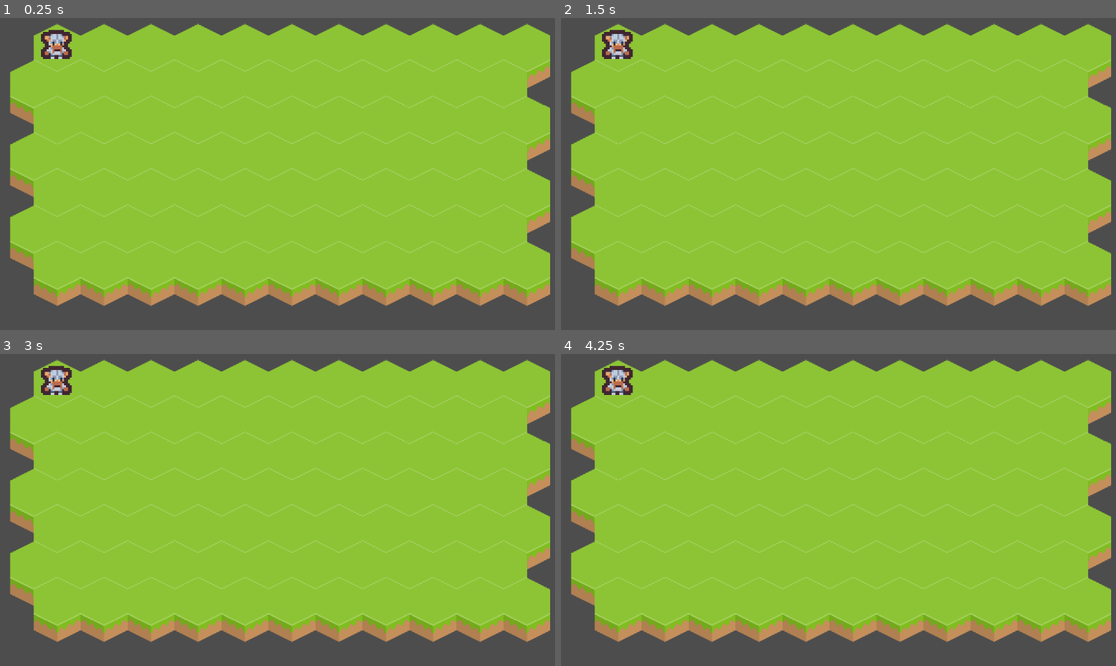
Above: before the commit, frames 1-4 (two rows, left to right).
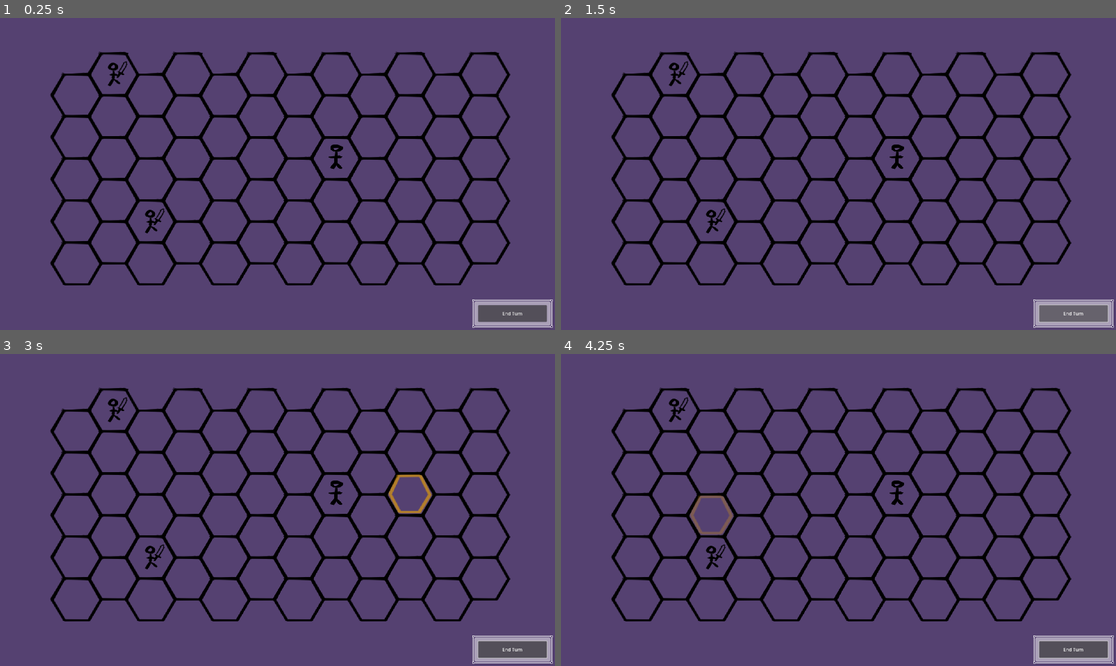
Above: after the commit, the same moments.

Repository: JaryJay/untitled-roguelike
Game: Godot game, scene res://battle.tscn
Same seed, same stepped clock (60 frames per second), same inputs: the game is played once before the commit and once after it.
Inputs (mouse positions are in pixels of both pictures, inside the frame that each line leads up to):
- Up to frame 1 (0.25 s): no input
- Up to frame 2 (1.5 s): click (1071, 314) at 0.5 s, where only the run after the commit has a clickable "End Turn"; click (1071, 314) at 1.25 s, where only the run after the commit has a clickable "End Turn"
- Up to frame 3 (3 s): click (510, 650) at 2 s, where only the run after the commit has a clickable "End Turn"; tap Enter at 2.75 s; move the mouse to (399, 494) at 2.77 s; press the mouse at (399, 494) at 2.78 s
- Up to frame 4 (4.25 s): tap Space at 3.5 s; move the mouse to (727, 525) at 3.52 s; release the mouse at (727, 525) at 3.53 s; click (727, 525) at 3.6 s

The runs differ from the first frame. In frame 1, 99% of the frame differs, in the area x 0-100%, y 0-100%; in frame 2, 100%; in frame 3, 99%; in frame 4, 99%.

Commit message:
Create spritesheet, add abilities and tile selection

Diff:
--- /dev/null
+++ b/abilities/ability.gd
@@ -0,0 +1 @@
+extends Resource
--- /dev/null
+++ b/actors/enemies/enemy.gd
@@ -0,0 +1,3 @@
+class_name Enemy extends Node2D
+
+var coords: Vector2i
--- a/actors/enemies/ordinary_enemy.tscn
+++ b/actors/enemies/ordinary_enemy.tscn
@@ -1,10 +1,13 @@
-[gd_scene load_steps=2 format=3 uid="uid://55see5x25ll3"]
+[gd_scene load_steps=3 format=3 uid="uid://55see5x25ll3"]
 
-[ext_resource type="Texture2D" uid="uid://c4madifeovc7o" path="res://assets/characters/tilemap.png" id="1_7oepw"]
+[ext_resource type="Script" path="res://actors/enemies/enemy.gd" id="1_k8eem"]
+[ext_resource type="Texture2D" uid="uid://xx8rcsi0i4sb" path="res://assets/spritesheet.png" id="1_s0q8l"]
 
 [node name="OrdinaryEnemy" type="Node2D"]
+script = ExtResource("1_k8eem")
 
 [node name="Sprite2D" type="Sprite2D" parent="."]
-texture = ExtResource("1_7oepw")
+texture = ExtResource("1_s0q8l")
+offset = Vector2(-1, -4)
 region_enabled = true
-region_rect = Rect2(51, 153, 16, 16)
+region_rect = Rect2(273, 26, 52, 86)
--- /dev/null
+++ b/actors/mercs/ordinary_mercenary.gd
@@ -0,0 +1,13 @@
+class_name Ally extends Node2D
+
+@onready var ability_selection_ui: = $AbilitySelectionUI
+
+var coords: Vector2i
+var is_selected: bool = false : set = _set_is_selected
+
+func _ready():
+	ability_selection_ui.add_ability("Swing")
+
+func _set_is_selected(val: bool) -> void:
+	is_selected = val
+	ability_selection_ui.visible = is_selected
--- a/actors/mercs/ordinary_mercenary.tscn
+++ b/actors/mercs/ordinary_mercenary.tscn
@@ -1,11 +1,18 @@
-[gd_scene load_steps=2 format=3 uid="uid://lurbnkohsgju"]
+[gd_scene load_steps=4 format=3 uid="uid://lurbnkohsgju"]
 
-[ext_resource type="Texture2D" uid="uid://c4madifeovc7o" path="res://assets/characters/tilemap.png" id="1_2vkge"]
+[ext_resource type="Texture2D" uid="uid://xx8rcsi0i4sb" path="res://assets/spritesheet.png" id="1_a3iae"]
+[ext_resource type="Script" path="res://actors/mercs/ordinary_mercenary.gd" id="1_xg77r"]
+[ext_resource type="PackedScene" uid="uid://db2rdlbvvowdm" path="res://ui/ability_selection_ui.tscn" id="2_yed7m"]
 
 [node name="OrdinaryMercenary" type="Node2D"]
+script = ExtResource("1_xg77r")
 
 [node name="Sprite2D" type="Sprite2D" parent="."]
-scale = Vector2(4, 4)
-texture = ExtResource("1_2vkge")
+texture = ExtResource("1_a3iae")
+offset = Vector2(15, -1)
 region_enabled = true
-region_rect = Rect2(51, 120, 17, 17)
+region_rect = Rect2(35, 17, 69, 87)
+
+[node name="AbilitySelectionUI" parent="." instance=ExtResource("2_yed7m")]
+visible = false
+position = Vector2(39, -30)
--- a/battle.gd
+++ b/battle.gd
@@ -1,10 +1,11 @@
 extends Node2D
 
-const tile_width: = 65
-const tile_height: = 67
+const tile_width: = 114
+const tile_height: = 97
 
 const grass_tile_scene: = preload("res://tiles/grass_tile.tscn")
 const ordinary_merc_scene: = preload("res://actors/mercs/ordinary_mercenary.tscn")
+const ordinary_enemy_scene: = preload("res://actors/enemies/ordinary_enemy.tscn")
 
 enum Phase {
 	PLAN,
@@ -14,21 +15,62 @@
 @onready var tiles: = $Tiles
 @onready var units: = $Units
 
+var units_map: Dictionary = {}
+
+var selected_mercenary: Node2D = null
+var selected_tile: Tile = null
+
 func _ready() -> void:
 	_generate_tiles()
-	add_mercenaries()
+	add_mercenary_to(1, 0)
+	add_mercenary_to(2, 3)
+	add_enemy_to(7, 2)
 
 func _generate_tiles() -> void:
-	for row: int in range(7):
-		for col: int in range(11):
-			var tile: = grass_tile_scene.instantiate()
+	for row: int in range(5):
+		for col: int in range(12):
+			var tile: Tile = grass_tile_scene.instantiate()
 			tile.name = "%d_%d" % [col, row]
-			tile.position.x = tile_width * col + tile_width * ((row + 1) % 2)  * 0.5
-			tile.position.y = row * tile_height * 0.75
+			tile.position.x = col * tile_width * 0.75
+			tile.position.y = tile_height * row + tile_height * ((col + 1) % 2)  * 0.5
 			tiles.add_child(tile)
+			tile.clicked.connect(_on_tile_click.bind(Vector2i(col, row)))
 
-func add_mercenaries() -> void:
-	var merc0 = ordinary_merc_scene.instantiate()
-	units.add_child(merc0)
-	merc0.global_position = get_node("Tiles/0_0").global_position
-	merc0.position.y -= 20
+func add_mercenary_to(x: int, y: int) -> void:
+	var coords: = Vector2i(x, y)
+	var tile: = get_tile(coords)
+
+	var merc = ordinary_merc_scene.instantiate()
+	units.add_child(merc)
+	merc.global_position = tile.global_position
+	merc.coords = Vector2i(0, 0)
+	units_map[coords] = merc
+
+func add_enemy_to(x: int, y: int) -> void:
+	var coords: = Vector2i(x, y)
+	var tile: = get_tile(coords)
+
+	var enemy = ordinary_enemy_scene.instantiate()
+	units.add_child(enemy)
+	enemy.global_position = tile.global_position
+	enemy.coords = Vector2i(0, 0)
+	units_map[coords] = enemy
+
+func _on_tile_click(coords: Vector2i) -> void:
+	if selected_mercenary:
+		selected_mercenary.is_selected = false
+		selected_mercenary = null
+	if selected_tile:
+		selected_tile.is_selected = false
+		selected_tile = null
+
+	if (not coords in units_map) or (not units_map[coords] is Ally):
+		return
+	else:
+		selected_mercenary = units_map[coords]
+		selected_mercenary.is_selected = true
+		selected_tile = get_tile(coords)
+		selected_tile.is_selected = true
+
+func get_tile(coords: Vector2i) -> Node2D:
+	return get_node("Tiles/%d_%d" % [coords.x, coords.y])
--- a/battle.tscn
+++ b/battle.tscn
@@ -1,6 +1,7 @@
-[gd_scene load_steps=2 format=3 uid="uid://cwnu772oqo3u1"]
+[gd_scene load_steps=3 format=3 uid="uid://cwnu772oqo3u1"]
 
 [ext_resource type="Script" path="res://battle.gd" id="1_vufjn"]
+[ext_resource type="PackedScene" uid="uid://bxx15og0dptm2" path="res://ui/panel.tscn" id="2_1lyle"]
 
 [node name="Battle" type="Node2D"]
 script = ExtResource("1_vufjn")
@@ -10,14 +11,47 @@
 [node name="Tiles" type="Node2D" parent="."]
 editor_description = "When the battle is created, the tiles will be auto generated and placed under this node."
 y_sort_enabled = true
-position = Vector2(-506, -245)
+position = Vector2(-696, -346)
 scale = Vector2(1.5, 1.5)
 
 [node name="Units" type="Node2D" parent="."]
 y_sort_enabled = true
 
-[node name="UI" type="Control" parent="."]
+[node name="UI" type="CanvasLayer" parent="."]
+
+[node name="Control" type="Control" parent="UI"]
 layout_mode = 3
-anchors_preset = 0
-offset_right = 40.0
-offset_bottom = 40.0
+anchor_right = 1.0
+anchor_bottom = 1.0
+grow_horizontal = 2
+grow_vertical = 2
+mouse_filter = 1
+
+[node name="Panel" parent="UI/Control" instance=ExtResource("2_1lyle")]
+layout_mode = 1
+anchors_preset = -1
+anchor_left = 0.851
+anchor_top = 0.902
+offset_left = 0.0799561
+offset_top = -0.160095
+offset_right = -8.0
+offset_bottom = -8.0
+grow_horizontal = 1
+grow_vertical = 1
+mouse_filter = 1
+
+[node name="MarginContainer" type="MarginContainer" parent="UI/Control/Panel"]
+layout_mode = 1
+anchors_preset = 15
+anchor_right = 1.0
+anchor_bottom = 1.0
+grow_horizontal = 2
+grow_vertical = 2
+theme_override_constants/margin_left = 20
+theme_override_constants/margin_top = 20
+theme_override_constants/margin_right = 20
+theme_override_constants/margin_bottom = 20
+
+[node name="Button" type="Button" parent="UI/Control/Panel/MarginContainer"]
+layout_mode = 2
+text = "End Turn"
--- a/project.godot
+++ b/project.godot
@@ -15,6 +15,21 @@
 config/features=PackedStringArray("4.2", "Forward Plus")
 config/icon="res://icon.svg"
 
+[display]
+
+window/size/viewport_width=1920
+window/size/viewport_height=1080
+window/size/mode=3
+
+[input]
+
+primary={
+"deadzone": 0.5,
+"events": [Object(InputEventMouseButton,"resource_local_to_scene":false,"resource_name":"","device":-1,"window_id":0,"alt_pressed":false,"shift_pressed":false,"ctrl_pressed":false,"meta_pressed":false,"button_mask":1,"position":Vector2(227, 25),"global_position":Vector2(231, 66),"factor":1.0,"button_index":1,"canceled":false,"pressed":true,"double_click":false,"script":null)
+]
+}
+
 [rendering]
 
 textures/canvas_textures/default_texture_filter=0
+environment/defaults/default_clear_color=Color(0.333333, 0.254902, 0.443137, 1)
--- a/tiles/grass_tile.tscn
+++ b/tiles/grass_tile.tscn
@@ -1,7 +1,9 @@
 [gd_scene load_steps=3 format=3 uid="uid://r6trfkjdiv61"]
 
 [ext_resource type="PackedScene" uid="uid://drkku2lhk47ok" path="res://tiles/tile.tscn" id="1_mrlnc"]
-[ext_resource type="Texture2D" uid="uid://bf7qjaxn2etn7" path="res://assets/tiles/tileGrass.png" id="2_r24pr"]
+[ext_resource type="Texture2D" uid="uid://xx8rcsi0i4sb" path="res://assets/spritesheet.png" id="2_wdwp0"]
 
 [node name="GrassTile" instance=ExtResource("1_mrlnc")]
-texture = ExtResource("2_r24pr")
+texture = ExtResource("2_wdwp0")
+region_enabled = true
+region_rect = Rect2(114, 15, 122, 104)
--- /dev/null
+++ b/tiles/tile.gd
@@ -0,0 +1,39 @@
+class_name Tile extends Sprite2D
+
+signal hovered
+signal clicked
+
+var is_hovered: bool = false : set = _set_is_hovered
+var is_clicked: bool = false : set = _set_is_clicked
+var is_selected: bool = false : set = _set_is_selected
+
+func _input(event):
+	if is_hovered and event.is_action_pressed("primary"):
+		is_clicked = true
+	elif is_clicked and event.is_action_released("primary"):
+		is_clicked = false
+		clicked.emit()
+	elif event.is_action_released("primary"):
+		is_clicked = false
+
+func _on_mouse_entered():
+	is_hovered = true
+	hovered.emit()
+
+func _on_mouse_exited():
+	is_hovered = false
+
+func _set_is_hovered(val: bool) -> void:
+	is_hovered = val
+	$GoldHexagonFaint.visible = is_hovered && (not is_selected) && (not is_clicked)
+
+func _set_is_clicked(val: bool) -> void:
+	is_clicked = val
+	$GoldHexagonFaint.visible = is_hovered && (not is_selected) && (not is_clicked)
+	$GoldHexagonFaint2.visible = is_clicked && (not is_selected)
+
+func _set_is_selected(val: bool) -> void:
+	is_selected = val
+	$GoldHexagon.visible = is_selected
+	$GoldHexagonFaint2.visible = is_clicked && (not is_selected)
+	$GoldHexagonFaint.visible = is_hovered && (not is_selected) && (not is_clicked)
--- a/tiles/tile.tscn
+++ b/tiles/tile.tscn
@@ -1,8 +1,36 @@
-[gd_scene format=3 uid="uid://drkku2lhk47ok"]
+[gd_scene load_steps=3 format=3 uid="uid://drkku2lhk47ok"]
+
+[ext_resource type="Script" path="res://tiles/tile.gd" id="1_o6nue"]
+[ext_resource type="Texture2D" uid="uid://xx8rcsi0i4sb" path="res://assets/spritesheet.png" id="2_vlg1q"]
 
 [node name="Tile" type="Sprite2D"]
+script = ExtResource("1_o6nue")
 
 [node name="StaticBody2D" type="StaticBody2D" parent="."]
+input_pickable = true
 
 [node name="CollisionPolygon2D" type="CollisionPolygon2D" parent="StaticBody2D"]
-polygon = PackedVector2Array(0, -45, 32, -29, 32, 6, 0, 22, -32, 6, -32, -29)
+polygon = PackedVector2Array(-29, -48, 29, -48, 57, 0, 28, 48, -28, 48, -57, 0)
+
+[node name="GoldHexagonFaint" type="Sprite2D" parent="."]
+visible = false
+self_modulate = Color(1, 1, 1, 0.270588)
+texture = ExtResource("2_vlg1q")
+region_enabled = true
+region_rect = Rect2(127, 253, 100, 91)
+
+[node name="GoldHexagonFaint2" type="Sprite2D" parent="."]
+visible = false
+self_modulate = Color(1, 1, 1, 0.631373)
+texture = ExtResource("2_vlg1q")
+region_enabled = true
+region_rect = Rect2(127, 253, 100, 91)
+
+[node name="GoldHexagon" type="Sprite2D" parent="."]
+visible = false
+texture = ExtResource("2_vlg1q")
+region_enabled = true
+region_rect = Rect2(127, 253, 100, 91)
+
+[connection signal="mouse_entered" from="StaticBody2D" to="." method="_on_mouse_entered"]
+[connection signal="mouse_exited" from="StaticBody2D" to="." method="_on_mouse_exited"]
--- /dev/null
+++ b/ui/ability_selection_ui.gd
@@ -0,0 +1,6 @@
+class_name AbilitySelectionUI extends Node2D
+
+func add_ability(name: String) -> void:
+	var button: = Button.new()
+	button.text = name
+	$VBoxContainer.add_child(button)
--- /dev/null
+++ b/ui/ability_selection_ui.tscn
@@ -0,0 +1,10 @@
+[gd_scene load_steps=2 format=3 uid="uid://db2rdlbvvowdm"]
+
+[ext_resource type="Script" path="res://ui/ability_selection_ui.gd" id="1_1nvhc"]
+
+[node name="AbilitySelectionUI" type="Node2D"]
+script = ExtResource("1_1nvhc")
+
+[node name="VBoxContainer" type="VBoxContainer" parent="."]
+offset_right = 40.0
+offset_bottom = 40.0
--- /dev/null
+++ b/ui/panel.tscn
@@ -0,0 +1,16 @@
+[gd_scene load_steps=2 format=3 uid="uid://bxx15og0dptm2"]
+
+[ext_resource type="Texture2D" uid="uid://dgwt7jiun6xxc" path="res://assets/ui/panel-transparent-center-009.png" id="1_54hde"]
+
+[node name="Panel" type="NinePatchRect"]
+anchors_preset = 15
+anchor_right = 1.0
+anchor_bottom = 1.0
+grow_horizontal = 2
+grow_vertical = 2
+texture = ExtResource("1_54hde")
+region_rect = Rect2(0, 0, 48, 48)
+patch_margin_left = 10
+patch_margin_top = 10
+patch_margin_right = 10
+patch_margin_bottom = 10
Binary file added: assets/spritesheet.png
Not shown, added: assets/spritesheet.png.import
Binary file added: assets/ui/panel-transparent-center-000.png
Not shown, added: assets/ui/panel-transparent-center-000.png.import
Binary file added: assets/ui/panel-transparent-center-009.png
Not shown, added: assets/ui/panel-transparent-center-009.png.import
Not shown, added: assets/spritesheet.afphoto
